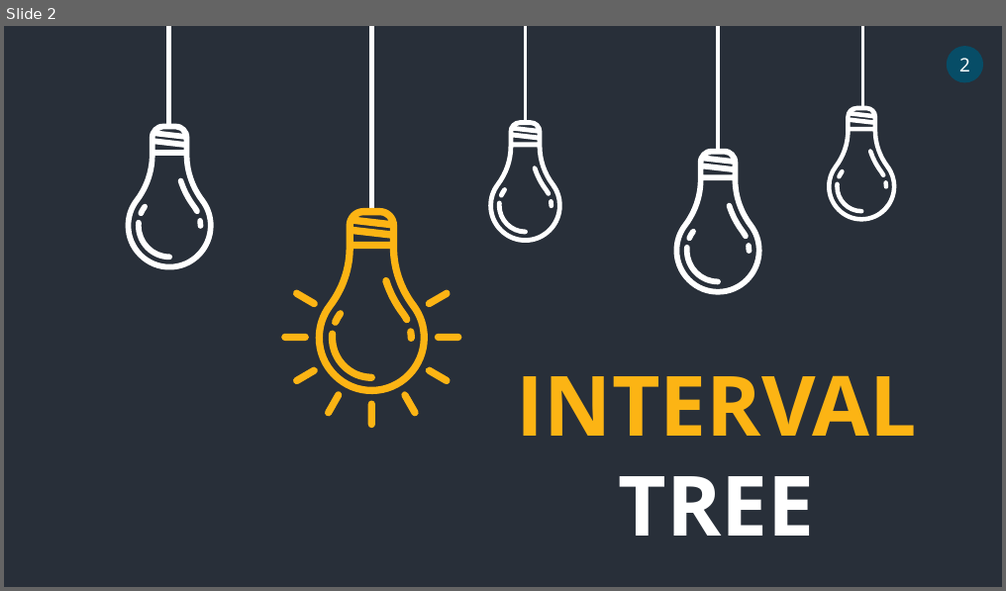
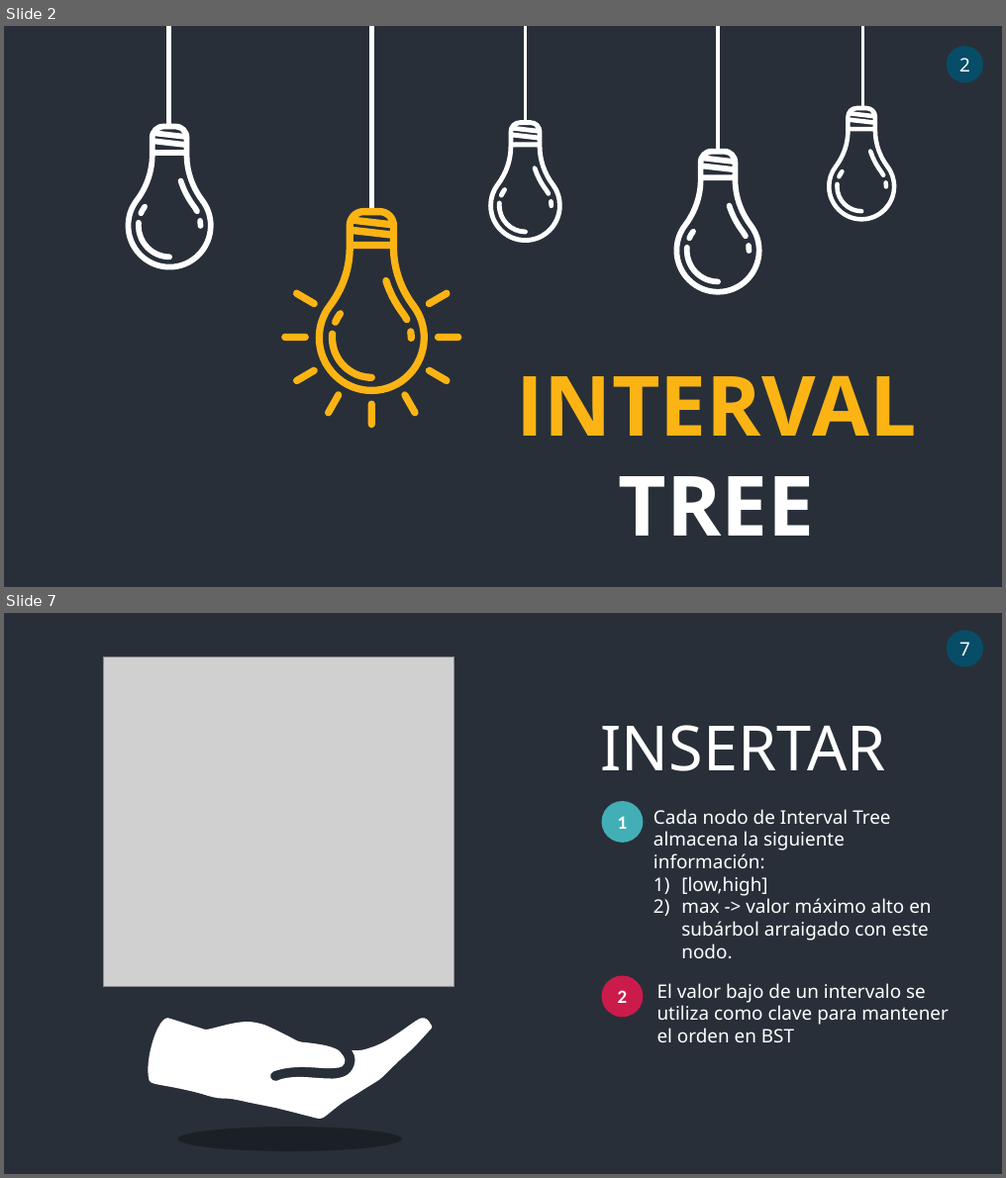
Before and after one commit to ElvisMinayaM/INTERVAL-TREE, a slide deck: INTERVAL TREE.pptx. Shown one above the other, each under a label of ours: slide 2 before the commit, slides 2 and 7 after it; the slides between them are not shown. The pictures are 1006x591 and 1006x1178 pixels, drawn with LibreOffice and Linux fonts; fonts in the diff are those of the drawing; grey boxes stand for pictures. Boxes give left, top, right and bottom in pixels: in the first picture for what was removed or moved away, otherwise in the second. Text is boxed around its words. In the diff, an @@ line names an element or a change of style, - is before the commit and + after.

Commit message:
INTERVAL TREE

```diff
--- a/INTERVAL TREE.pptx
+++ b/INTERVAL TREE.pptx
@@ slide 7 added at (x1=4, y1=613, x2=1002, y2=1174), background #282F39 @@
@@ ellipse added at (x1=946, y1=630, x2=983, y2=666), fill #074D67, 18 pt, text #FFFFFF @@
+7
@@ picture added at (x1=104, y1=657, x2=453, y2=986) @@
@@ text added at (x1=601, y1=725, x2=886, y2=771), 60 pt, text #FFFFFF @@
+INSERTAR
@@ ellipse added at (x1=601, y1=801, x2=643, y2=842), fill #42AFB6, 18 pt, text #FFFFFF, bold @@
+1
@@ text added at (x1=653, y1=809, x2=931, y2=959), 18 pt, text #FFFFFF @@
+Cada nodo de Interval Tree almacena la siguiente información:
+1) [low,high]
+2) max -> valor máximo alto en subárbol arraigado con este nodo.
@@ ellipse added at (x1=601, y1=976, x2=643, y2=1017), fill #CB1B4A, 18 pt, text #FFFFFF, bold @@
+2
@@ text added at (x1=657, y1=983, x2=948, y2=1043), 18 pt, text #FFFFFF @@
+El valor bajo de un intervalo se utiliza como clave para mantener el orden en BST
@@ freeform shape added at (x1=148, y1=1017, x2=433, y2=1119), fill #FFFFFF @@
@@ ellipse added at (x1=177, y1=1128, x2=402, y2=1152), fill #000000 at 30% opacity @@
```
Also in this commit, not shown: 4 slides changed, 8 other slides added, 4 slides removed.
